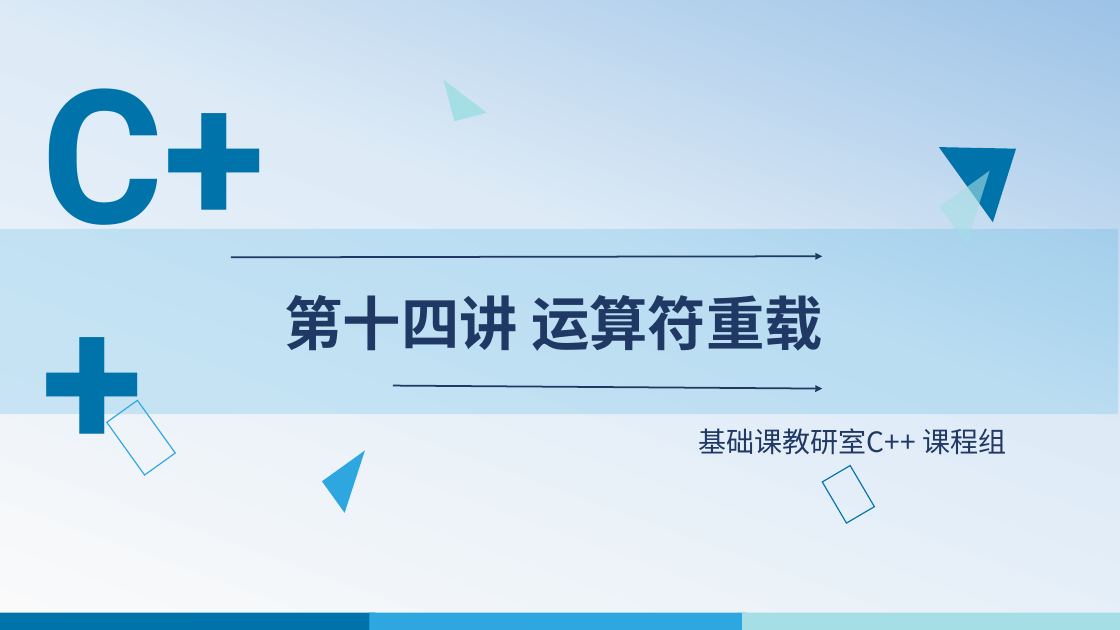
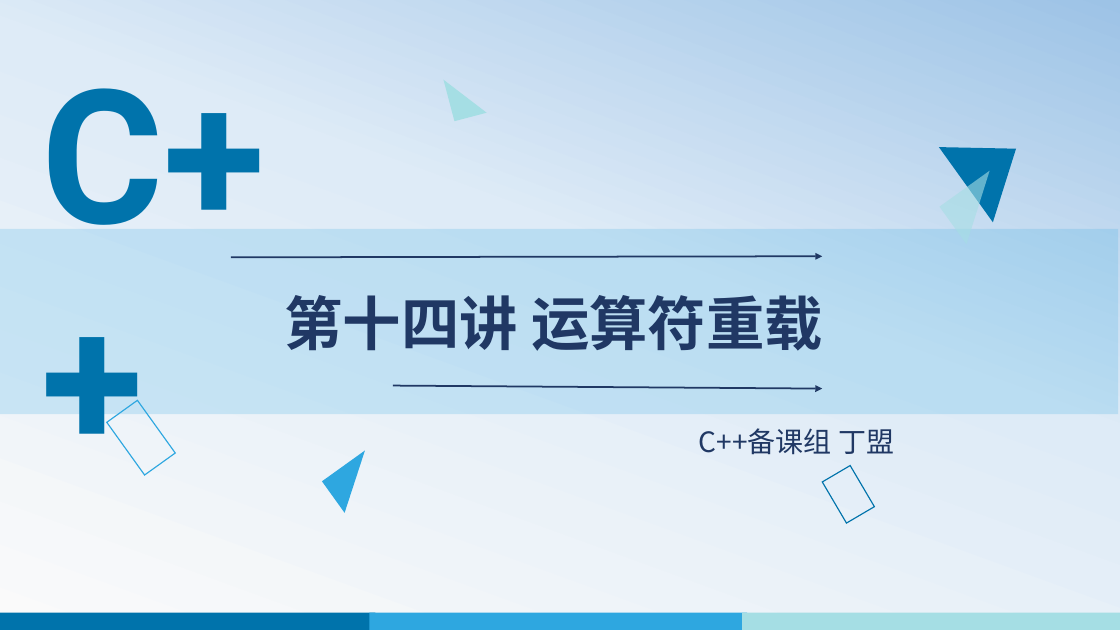
Before and after one commit to WeiMuYang/course-for-class, a slide deck: slide 1 of 16-object-oriented-programming-Cpp/01-oop-cpp-ppt/14-运算符重载.pptx. Drawn at 1120x630 pixels with LibreOffice and Linux fonts; fonts in the diff are those of the drawing; background and template pictures are left out. Boxes give left, top, right and bottom in pixels: in the first picture for what was removed or moved away, otherwise in the second. Text is boxed around its words. In the diff, an @@ line names an element or a change of style, - is before the commit and + after.

```diff
--- a/16-object-oriented-programming-Cpp/01-oop-cpp-ppt/14-运算符重载.pptx
+++ b/16-object-oriented-programming-Cpp/01-oop-cpp-ppt/14-运算符重载.pptx
@@ text removed at (699,428,1006,455) @@
-基础课教研室C++ 课程组
@@ text added at (699,428,894,455), 24 pt, text #203864 @@
+C++备课组 丁盟
```
Also in this commit, not shown: 17 other slides changed, 28 slides added, 1 slide removed.
